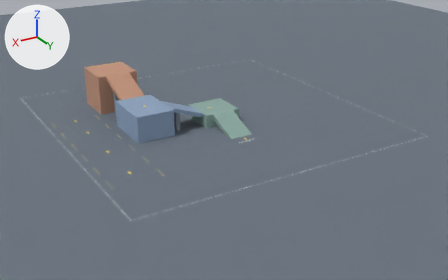
The glTF model Sources/Physics3D/MonsterTruck/Assets/Arena.glb as it was, and as the next commit left it.
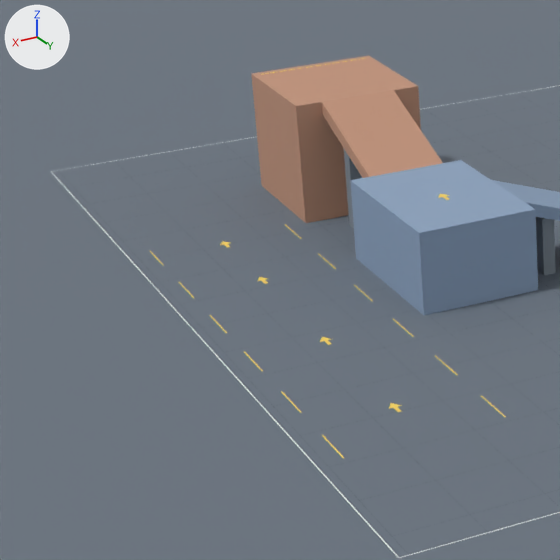
Each version is shown whole from a 50 mm lens placed at (118.2, 175.7, 92.2), pointed at (-2.2, -25.0, -8.1), then close up on the part from 1% to 41% of the width and 16% to 79% of the height. Lighting does not change. The marker at upper left points along +X, +Y and +Z. The last two pictures show the newer version. Where no turn or scale is listed for an object, it has been applied to the vertices.

Names of what the first close-up shows: 'Bloc_03_Traversee', 'Bloc_04_Deuxieme_terrasse', 'Bloc_05_Derniere_montee', 'Bloc_06_Sommet', 'Dalle', 'Pilier sous la traverse' and 19 more.
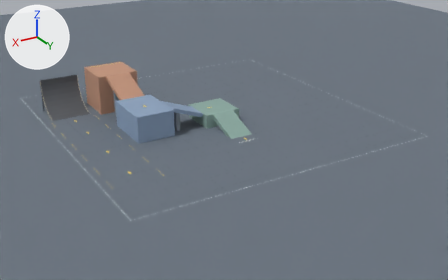
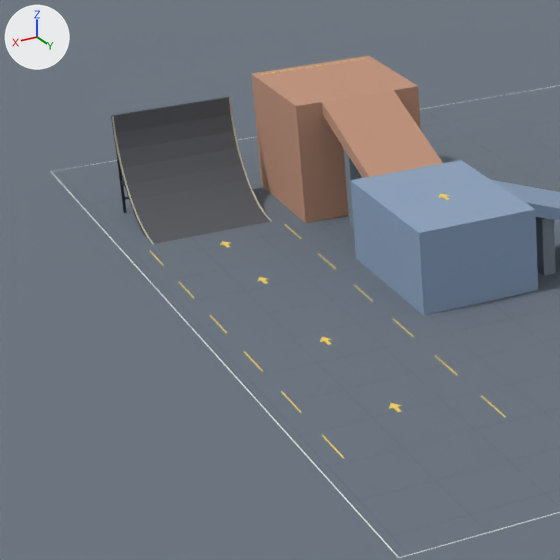
Commit message: Make the MonsterTruck quarter-pipe editable in Blender

Patch to the scene script:
```diff
--- a/Sources/Physics3D/MonsterTruck/Assets/Arena.glb.py
+++ b/Sources/Physics3D/MonsterTruck/Assets/Arena.glb.py
@@ ob_quarter_tablier_09 @@
+ob_quarter_tablier_09 = bpy.data.objects.new('Quarter_Tablier_09', me_quarter_tablier_09)  # 12 vertices, 16 faces; spans x -8.0..8.0, y -0.3..0.3, z -1.2..1.2; in mat_quarter___structure (dark grey #353b41), mat_quarter___acier_du_tablier (dark grey #5b5e63), mat_quarter___bandes_claires (light grey #c6bfaa)
+ob_quarter_tablier_09.location = (49.0, -74.1, 12.4)
@@ ob_quarter_tablier_08 @@
+ob_quarter_tablier_08 = bpy.data.objects.new('Quarter_Tablier_08', me_quarter_tablier_08)  # 12 vertices, 16 faces; spans x -8.0..8.0, y -0.5..0.5, z -1.2..1.2; in mat_quarter___structure (dark grey #353b41), mat_quarter___acier_du_tablier (dark grey #5b5e63), mat_quarter___bandes_claires (light grey #c6bfaa)
+ob_quarter_tablier_08.location = (49.0, -73.8, 10.1)
@@ ob_quarter_tablier_07 @@
+ob_quarter_tablier_07 = bpy.data.objects.new('Quarter_Tablier_07', me_quarter_tablier_07)  # 12 vertices, 16 faces; spans x -8.0..8.0, y -0.7..0.7, z -1.2..1.2; in mat_quarter___structure (dark grey #353b41), mat_quarter___acier_du_tablier (dark grey #5b5e63), mat_quarter___bandes_claires (light grey #c6bfaa)
+ob_quarter_tablier_07.location = (49.0, -73.1, 7.8)
@@ ob_quarter_tablier_06 @@
+ob_quarter_tablier_06 = bpy.data.objects.new('Quarter_Tablier_06', me_quarter_tablier_06)  # 12 vertices, 16 faces; spans x -8.0..8.0, y -0.8..0.8, z -1.1..1.1; in mat_quarter___structure (dark grey #353b41), mat_quarter___acier_du_tablier (dark grey #5b5e63), mat_quarter___bandes_claires (light grey #c6bfaa)
+ob_quarter_tablier_06.location = (49.0, -72.0, 5.7)
@@ ob_quarter_tablier_05 @@
+ob_quarter_tablier_05 = bpy.data.objects.new('Quarter_Tablier_05', me_quarter_tablier_05)  # 12 vertices, 16 faces; spans x -8.0..8.0, y -1.0..1.0, z -1.0..1.0; in mat_quarter___structure (dark grey #353b41), mat_quarter___acier_du_tablier (dark grey #5b5e63), mat_quarter___bandes_claires (light grey #c6bfaa)
+ob_quarter_tablier_05.location = (49.0, -70.5, 3.9)
@@ ob_quarter_tablier_04 @@
+ob_quarter_tablier_04 = bpy.data.objects.new('Quarter_Tablier_04', me_quarter_tablier_04)  # 12 vertices, 16 faces; spans x -8.0..8.0, y -1.1..1.1, z -0.9..0.9; in mat_quarter___structure (dark grey #353b41), mat_quarter___acier_du_tablier (dark grey #5b5e63), mat_quarter___bandes_claires (light grey #c6bfaa)
+ob_quarter_tablier_04.location = (49.0, -68.7, 2.4)
@@ ob_quarter_tablier_03 @@
+ob_quarter_tablier_03 = bpy.data.objects.new('Quarter_Tablier_03', me_quarter_tablier_03)  # 12 vertices, 16 faces; spans x -8.0..8.0, y -1.1..1.1, z -0.7..0.7; in mat_quarter___structure (dark grey #353b41), mat_quarter___acier_du_tablier (dark grey #5b5e63), mat_quarter___bandes_claires (light grey #c6bfaa)
+ob_quarter_tablier_03.location = (49.0, -66.7, 1.1)
@@ ob_quarter_tablier_02 @@
+ob_quarter_tablier_02 = bpy.data.objects.new('Quarter_Tablier_02', me_quarter_tablier_02)  # 12 vertices, 16 faces; spans x -8.0..8.0, y -1.2..1.2, z -0.5..0.5; in mat_quarter___structure (dark grey #353b41), mat_quarter___acier_du_tablier (dark grey #5b5e63), mat_quarter___bandes_claires (light grey #c6bfaa)
+ob_quarter_tablier_02.location = (49.0, -64.5, 0.3)
@@ ob_quarter_tablier_01 @@
+ob_quarter_tablier_01 = bpy.data.objects.new('Quarter_Tablier_01', me_quarter_tablier_01)  # 12 vertices, 16 faces; spans x -8.0..8.0, y -1.2..1.2, z -0.3..0.3; in mat_quarter___structure (dark grey #353b41), mat_quarter___acier_du_tablier (dark grey #5b5e63), mat_quarter___bandes_claires (light grey #c6bfaa)
+ob_quarter_tablier_01.location = (49.0, -62.2, -0.1)
@@ ob_poteau_du_quarter_001 @@
+ob_poteau_du_quarter_001 = bpy.data.objects.new('Poteau du quarter.001', me_cube_091)  # a box spanning x -0.16..0.16, y -0.15..0.15, z -5.5..5.5; in mat_quarter___structure (dark grey #353b41)
+ob_poteau_du_quarter_001.location = (56.7, -74.3, 5.5)
```

Boxes [x1, y1, x2, y2] around the edits, measured in the close-ups (560 x 560 px):
'Quarter_Tablier_09', added
    after: [111, 97, 232, 133]
'Quarter_Tablier_07', added
    after: [117, 131, 239, 169]
'Quarter_Tablier_08', added
    after: [113, 114, 235, 151]
'Quarter_Tablier_06', added
    after: [121, 148, 243, 185]
'Quarter_Tablier_05', added
    after: [125, 165, 248, 201]
'Quarter_Tablier_04', added
    after: [130, 180, 254, 217]
'Quarter_Tablier_03', added
    after: [136, 193, 260, 228]
'Quarter_Tablier_02', added
    after: [141, 205, 266, 238]
'Quarter_Tablier_01', added
    after: [147, 215, 272, 244]
'Poteau du quarter.001', added
    after: [115, 146, 126, 213]
